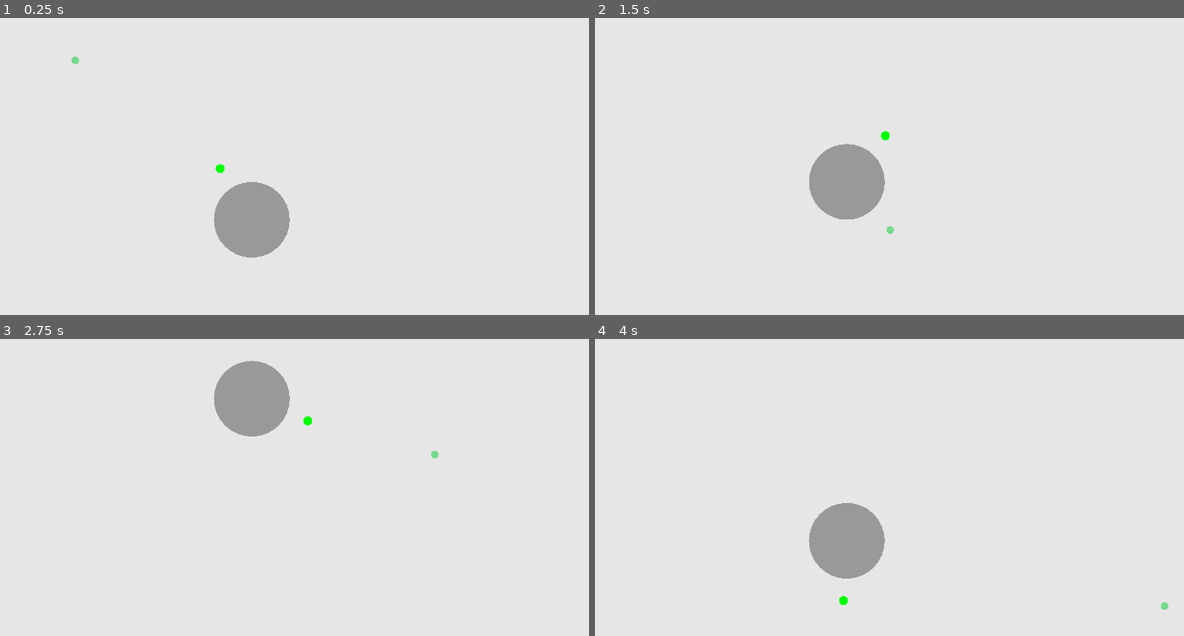
Above: before the commit, frames 1-4 (two rows, left to right).
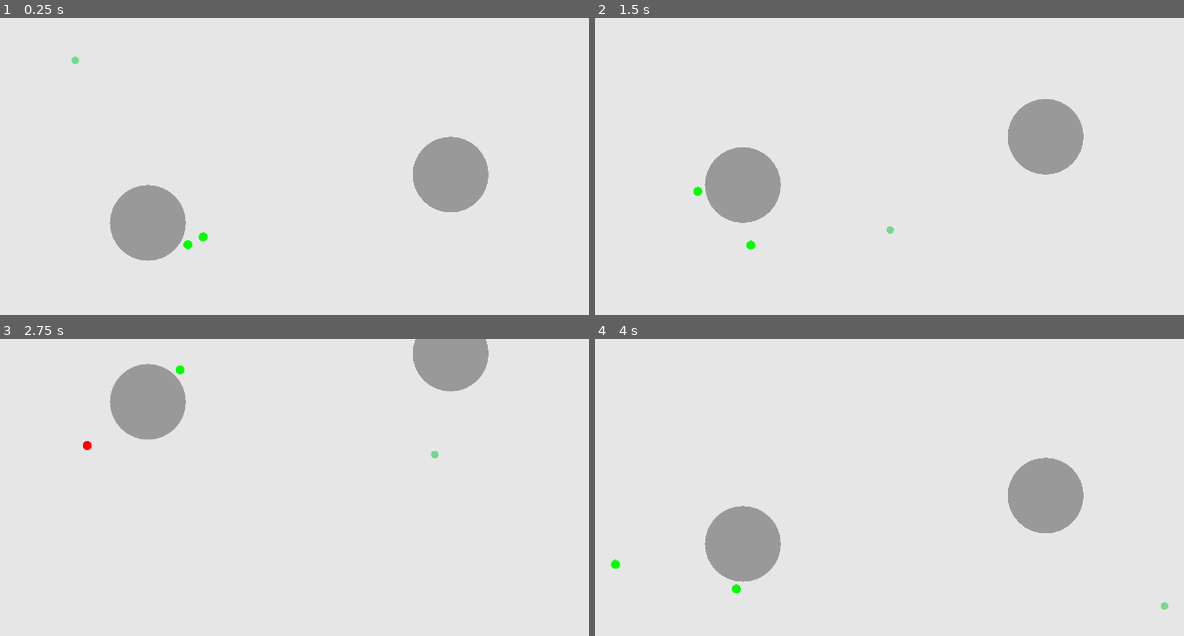
Above: after the commit, the same moments.

Repository: JRileyH/blips
Game: Godot game, scene res://Game.tscn
Same seed, same stepped clock (60 frames per second), same inputs: the game is played once before the commit and once after it.
Inputs (mouse positions are in pixels of both pictures, inside the frame that each line leads up to):
- Up to frame 1 (0.25 s): no input
- Up to frame 2 (1.5 s): move the mouse to (1119, 202) at 0.52 s; hold E (rotate_right) 0.53-1.28 s; move the mouse to (812, 243) at 1.27 s; hold S (move_down) from 1.28 s (still down)
- Up to frame 3 (2.75 s): move the mouse to (435, 454) at 2.02 s; release S (move_down) at 2.03 s; hold E (rotate_right) from 2.03 s (still down)
- Up to frame 4 (4 s): move the mouse to (924, 624) at 2.77 s; release E (rotate_right) at 2.78 s; hold W (move_up) 2.78-3.53 s; move the mouse to (1178, 606) at 3.52 s; hold Q (rotate_left) from 3.53 s (still down)

The runs differ from the first frame. In frame 1, 7.8% of the frame differs, in the area x 18-83%, y 39-82%; in frame 2, 7.8%; in frame 3, 7.2%; in frame 4, 7.8%, in the area x 2-83%, y 39-90%.
Error before the commit: Invalid call. Nonexistent function 'shift_orbit' in base 'Node2D (Blip.gd)'. (res://Game.gd:30)

Commit message:
developing

Diff:
--- a/Game.gd
+++ b/Game.gd
@@ -2,29 +2,34 @@
 
 var timer: float = 0.0
 onready var planet: Planet = get_node("Planet")
+onready var planet2: Planet = get_node("Planet2")
 onready var blip: Blip = get_node("Planet/Blip")
-
+onready var blip2: Blip = get_node("Planet/Blip2")
 
 func _ready():
 	# Input.set_mouse_mode(Input.MOUSE_MODE_HIDDEN)
 	blip.attach(planet)
 	blip.angular_velocity = 1
+	blip2.attach(planet)
+	blip2.angular_velocity = 2
 	pass
 
 func _process(delta):
-	"""
 	timer += delta
 	if timer > 2:
 		timer = 0.0
-		if not blip.target:
+		if not blip.orbit:
 			blip.attach(planet)
 		else:
 			blip.detach()
-	"""
-	pass
 
 func _input(event):
 	if event.is_action_pressed("rotate_left"):
-		blip.shift_orbit(-10)
+		blip.set_distance(-10)
 	elif event.is_action_pressed("rotate_right"):
-		blip.shift_orbit(10)
+		blip.set_distance(10)
+	elif event.is_action_pressed("reset"):
+		if blip2.target == planet:
+			blip2.set_target(planet2)
+		elif blip2.target == planet2:
+			blip2.set_target(planet)
--- a/Game.tscn
+++ b/Game.tscn
@@ -9,10 +9,16 @@
 script = ExtResource( 1 )
 
 [node name="Planet" parent="." instance=ExtResource( 2 )]
-position = Vector2( 666.7, 532.763 )
+position = Vector2( 392.786, 541.04 )
 
 [node name="Blip" parent="Planet" instance=ExtResource( 4 )]
-position = Vector2( -114, -110 )
+position = Vector2( 150, 0 )
+
+[node name="Blip2" parent="Planet" instance=ExtResource( 4 )]
+position = Vector2( 120, 0 )
+
+[node name="Planet2" parent="." instance=ExtResource( 2 )]
+position = Vector2( 1190.57, 413.518 )
 
 [node name="Inspector" parent="." instance=ExtResource( 3 )]
 position = Vector2( 963, 540 )
--- a/Inspectables/Blip.gd
+++ b/Inspectables/Blip.gd
@@ -1,46 +1,62 @@
 extends Node2D
 class_name Blip
 
-var target: Inspectable = null
+var target: Planet = null
+var orbit: Planet = null
 var angular_velocity: float = 0.0
 var linear_velocity: Vector2 = Vector2.ZERO
 var radius: float = 120.0
 
 func set_distance(amt: float):
-	if not target:
+	if not orbit:
 		return
+	angular_velocity *= $BlipBody.position.x
 	$BlipBody.position.x += amt
+	if $BlipBody.position.x == 0:
+		angular_velocity = 1
+		return
+	angular_velocity /= $BlipBody.position.x
 
-func attach(trg: Inspectable):
-	if target:
+func set_target(trg: Planet):
+	print("hey")
+	if orbit and orbit != trg:
+		detach()
+	target = trg
+
+func attach(orb: Planet):
+	target = orb
+	if orbit:
 		return
 	$BlipBody.color = Color(0, 1, 0)
-	target = trg
-	var angle = global_position.angle_to_point(target.global_position)
-	var distance = global_position.distance_to(target.global_position)
-	global_position = target.global_position
+	orbit = orb
+	var angle = global_position.angle_to_point(orbit.global_position)
+	var distance = global_position.distance_to(orbit.global_position)
+	global_position = orbit.global_position
 	$BlipBody.position.x = distance
 	rotation = angle
-	angular_velocity = linear_velocity.length() / distance
+	angular_velocity = linear_velocity.length() / distance if distance != 0 else 0
 
 func detach():
-	if not target:
+	if not orbit:
 		return
 	$BlipBody.color = Color(1, 0, 0)
+	var angle = rotation
+	var distance = $BlipBody.position.x
 	var new_position = $BlipBody.global_position
 	rotation = 0
 	$BlipBody.position.x = 0
 	global_position = new_position
-	var angle = global_position.angle_to_point(target.global_position)
-	var distance = global_position.distance_to(target.global_position)
+
 	linear_velocity = Vector2.DOWN.rotated(angle) * (angular_velocity * distance)
-	target = null
+	orbit = null
 
 func _ready():
 	pass
 
 func _process(delta):
-	if target:
+	if orbit:
 		rotation += (angular_velocity * delta)
 	else:
+		if target:
+			pass
 		global_position += (linear_velocity * delta)
--- a/Inspector.gd
+++ b/Inspector.gd
@@ -1,7 +1,6 @@
 extends Node2D
 
 var direction: Vector2 = Vector2.ZERO
-var target = null
 
 func get_move_input() -> Vector2:
 	direction = Vector2.ZERO
